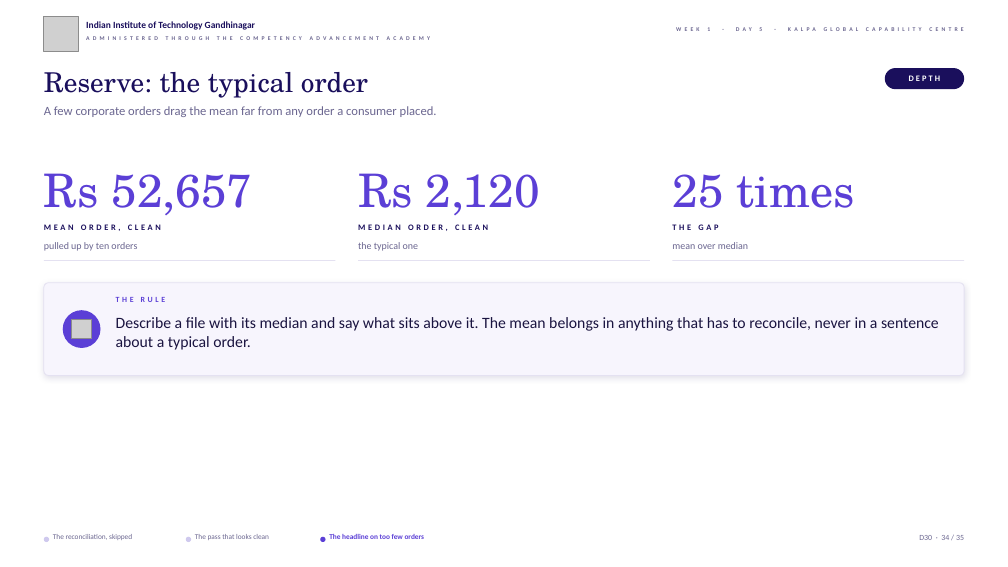
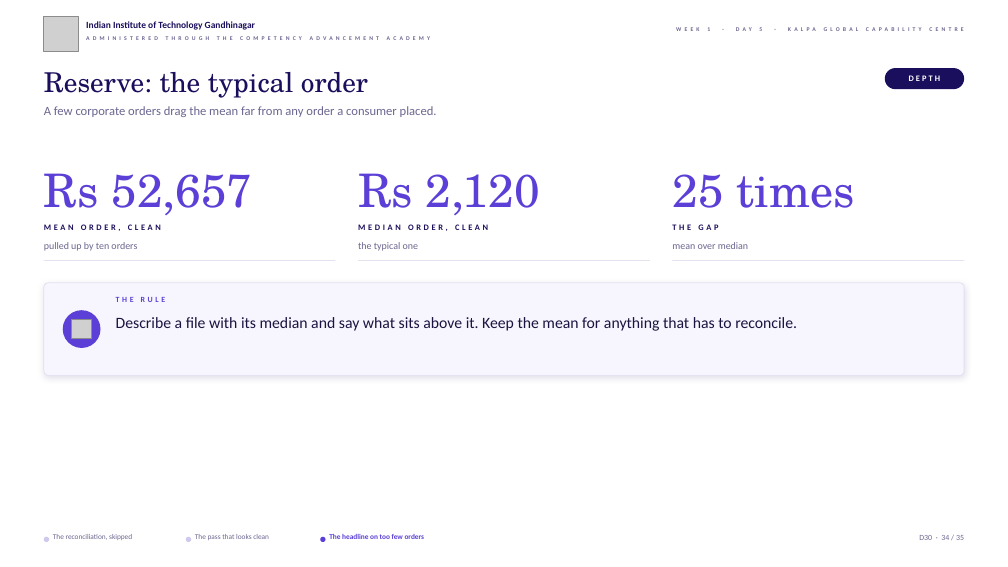
Before and after one commit to fde-academy-lab/c2-content-factory, a slide deck: slide 34 of content/W01/D5/slides/C2_W01_D05_debrief_STUDENT.pptx. Drawn at 1008x567 pixels with LibreOffice and Linux fonts; fonts in the diff are those of the drawing; grey boxes stand for pictures; background and template pictures are left out. Boxes give left, top, right and bottom in pixels: in the first picture for what was removed or moved away, otherwise in the second. Text is boxed around its words. In the diff, an @@ line names an element or a change of style, - is before the commit and + after.

```diff
--- a/content/W01/D5/slides/C2_W01_D05_debrief_STUDENT.pptx
+++ b/content/W01/D5/slides/C2_W01_D05_debrief_STUDENT.pptx
@@ text at [116, 317, 797, 331]: text changed @@
-Describe a file with its median and say what sits above it. The mean belongs in anything that has to reconcile, never in a sentence about a typical order.
+Describe a file with its median and say what sits above it. Keep the mean for anything that has to reconcile.
```
Also in this commit, not shown: 7 other slides changed, 20 other files.
